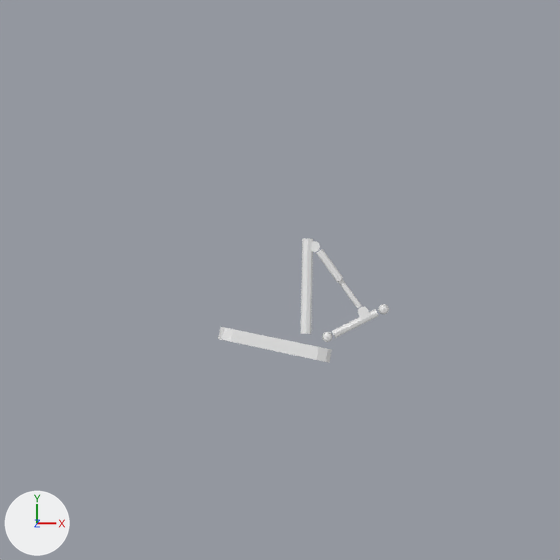
The Blender file charged/Hand.blend, before and after one commit.
The view is the same before and after, from the file's camera 'Camera'. The lights are fixed; the arrows at lower left show +X, +Y and +Z. The first picture is the older version.
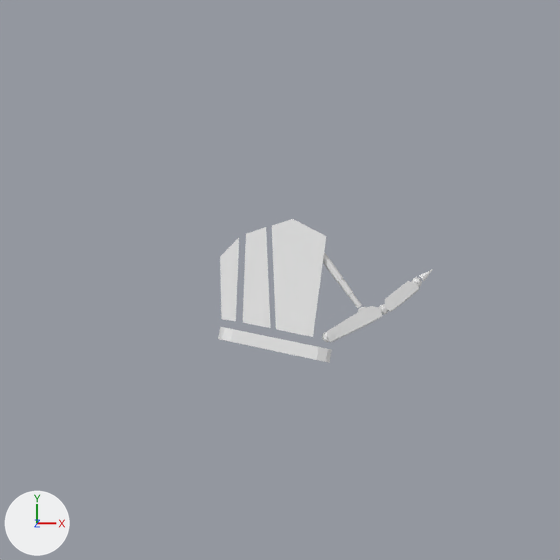
The edits, one by one:
me_plane is used by ob_plane; location (0.0, 0.0, 0.0).
me_plane had 262 vertices, 260 faces and spanned x -0.138..0.243, y -0.185..0.093, z -0.05..0.05.
me_plane now has 438 vertices, 395 faces and spans x -0.138..0.342, y -0.185..0.137, z -0.05..0.05.
me_plane part 1: a new loose piece, a UV sphere (8 segments, 4 rings, poles along z) spanning x 0.293..0.317, y -0.018..0.007, z -0.012..0.012.
me_plane part 2: the loose piece of 18 vertices spanning x 0.08..0.142, y -0.005..0.07, z -0.006..0.012 is copied, and the copy is moved by (0.022, -0.03, 0.0); it spans x 0.103..0.163, y -0.035..0.039, z -0.005..0.011.
Part 3, on me_plane:
5 vertices in x 0.173..0.181, y -0.064..-0.058, z -0.004..0.004 move by (0.0, 0.001, 0.003).
5 vertices in x 0.126..0.134, y 0.001..0.007, z -0.004..0.004 move by (0.0, 0.0, 0.003).
4 vertices in x 0.13..0.182, y -0.057..0.004, z -0.006..0.006 move by (0.001, 0.001, 0.003).
4 vertices in x 0.135..0.177, y -0.06..0.008, z -0.006..0.006 move by (0.001, 0.0, 0.003).
121 vertices are added at x -0.133..0.342, y -0.14..0.137, z -0.019..0.019.
6 new vertices lie (0.05, 0.041, 0.0) away from vertices in x 0.238..0.249, y -0.063..-0.049, z -0.009..0.009.
5 new vertices lie (0.001, -0.002, -0.022) away from vertices in x 0.143..0.288, y -0.123..-0.038, z 0.012.
87 new faces join them.

Where the change shows, as pixel boxes (x1, y1, x2, y2) in the pictures (560 x 560 px):
'Plane', reshaped (26% wider, 15% taller)
    before: (218, 238, 389, 363)
    after: (218, 219, 433, 363)
part 1 of me_plane, added
    after: (412, 277, 422, 287)
part 2 of me_plane, added
    after: (338, 279, 353, 295)
part 3 of me_plane, built on
    before: (338, 279, 362, 308)
    after: (220, 219, 433, 343)
